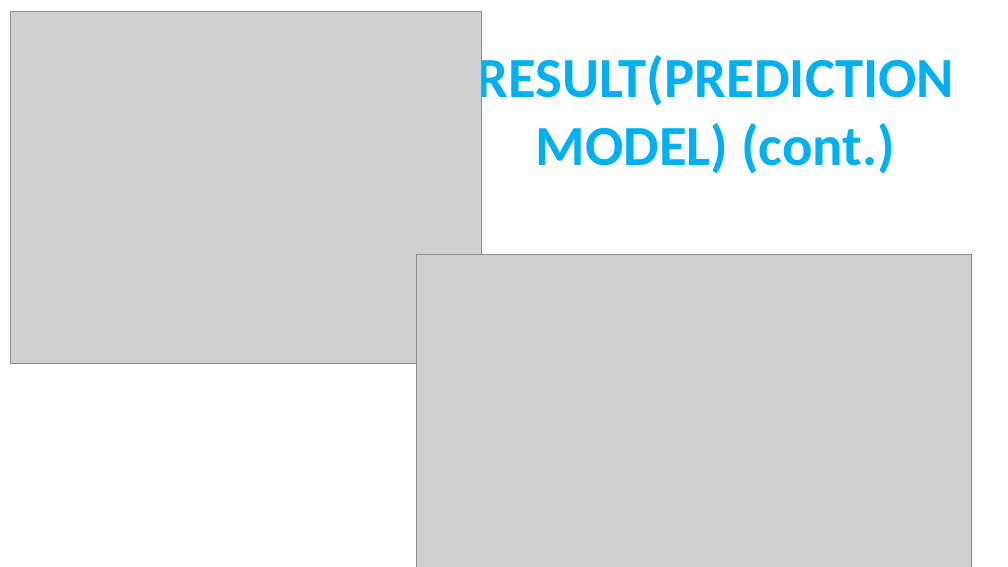
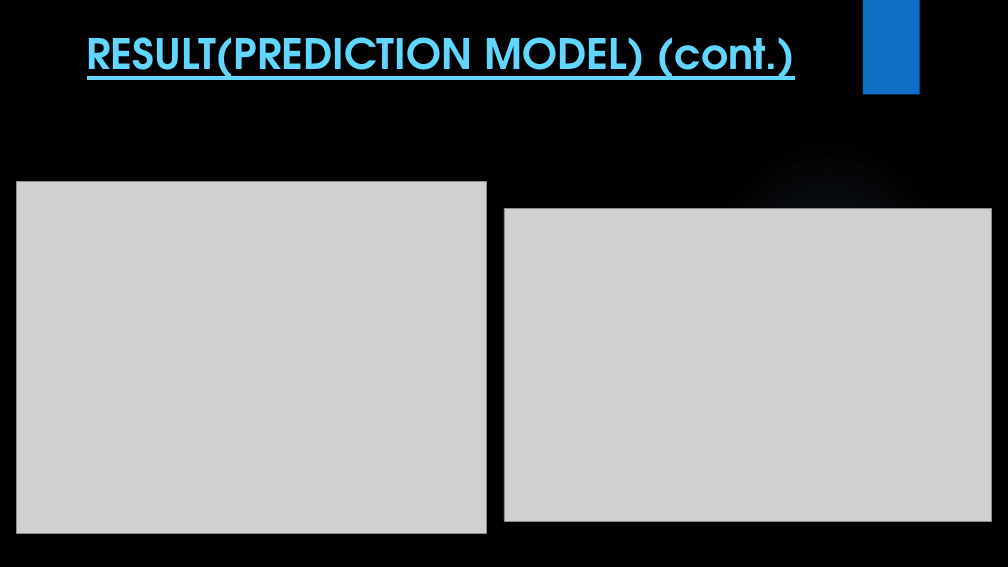
Before and after one commit to Manjima04/CORE-MODULE-5, a slide deck: slide 11 of Water Quality Data Analytics (1).pptx (slide 10 before the commit). Drawn at 1008x567 pixels with LibreOffice and Linux fonts; fonts in the diff are those of the drawing; grey boxes stand for pictures; background and template pictures are left out. Boxes give left, top, right and bottom in pixels: in the first picture for what was removed or moved away, otherwise in the second. Text is boxed around its words. In the diff, an @@ line names an element or a change of style, - is before the commit and + after.

```diff
--- a/Water Quality Data Analytics (1).pptx
+++ b/Water Quality Data Analytics (1).pptx
@@ background #FFFFFF to picture (left out) @@
@@ text "RESULT(PREDICTION MODEL) (cont.)": place and size @@
-text "RESULT(PREDICTION MODEL) (cont.)" at bbox=[476, 50, 954, 174]
+text "RESULT(PREDICTION MODEL) (cont.)" at bbox=[87, 37, 796, 80]
@@ text "RESULT(PREDICTION MODEL) (cont.)" at bbox=[87, 37, 796, 80]: size 54 to 40 pt, font Calibri to TeX Gyre Adventor, text colour #00B0F0 to #61D6FF, letter outline #59B0B9 0.52 pt to #009DD9 0.52 pt, underline on @@
@@ rectangle added at bbox=[863, 0, 920, 95], fill #0F6FC6 @@
@@ ellipse added at bbox=[712, 138, 944, 371], fill gradient #82B1E5 @@
@@ picture: place and size @@
-picture at bbox=[11, 11, 481, 364]
+picture at bbox=[17, 181, 487, 535]
@@ picture: place and size @@
-picture at bbox=[417, 255, 972, 567]
+picture at bbox=[504, 209, 992, 522]
```
Also in this commit, not shown: 9 other slides changed, 3 slides added, 1 slide removed, 2 other files.
